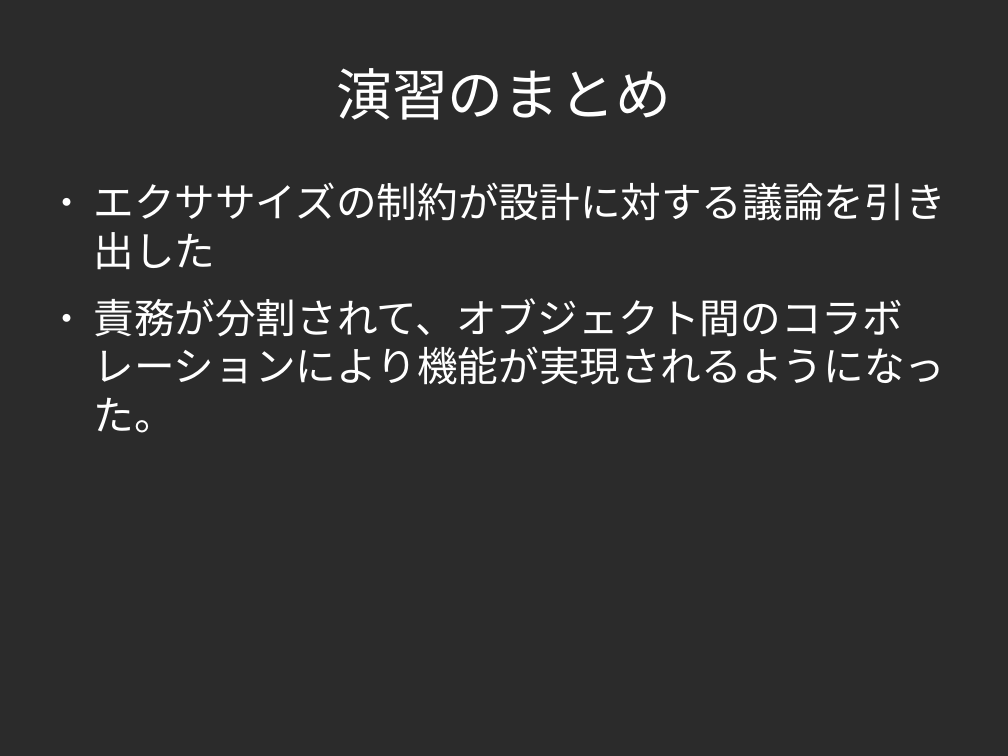
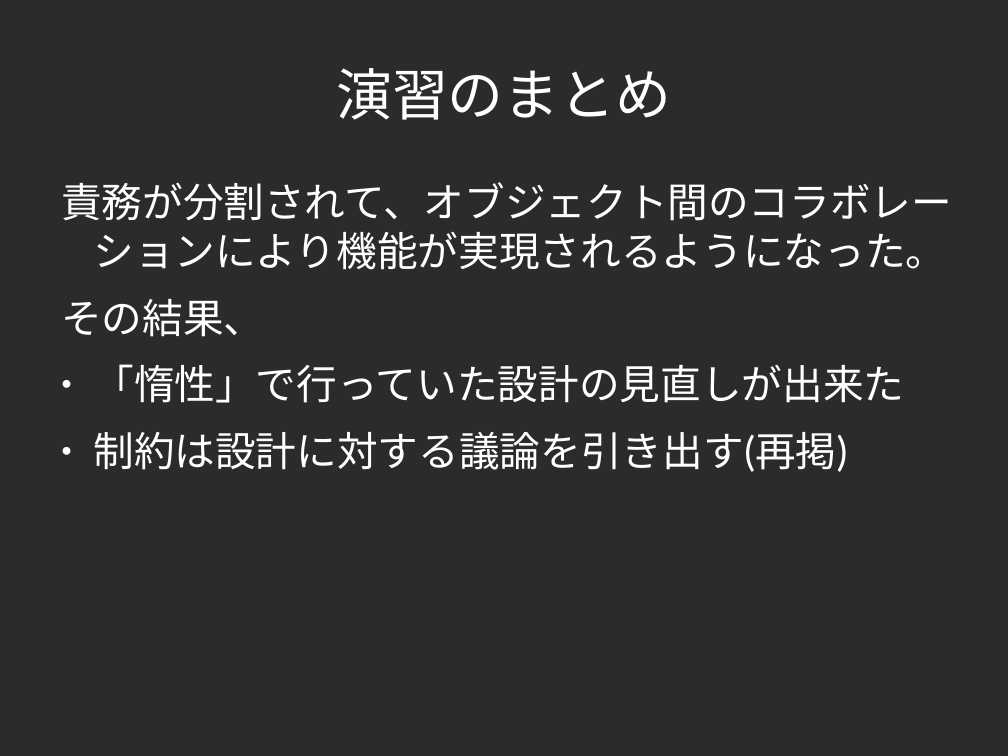
Before and after one commit to yojik/yojik-lib, a slide deck: slide 72 of 2009devsumi/oo_exercise/doc/devsum.odp (slide 69 before the commit). Drawn at 1008x756 pixels with LibreOffice and Linux fonts; fonts in the diff are those of the drawing; background and template pictures are left out; a plain dark background stands for a picture behind light text. Boxes give left, top, right and bottom in pixels: in the first picture for what was removed or moved away, otherwise in the second. Text is boxed around its words. In the diff, an @@ line names an element or a change of style, - is before the commit and + after.

```diff
--- a/2009devsumi/oo_exercise/doc/devsum.odp
+++ b/2009devsumi/oo_exercise/doc/devsum.odp
@@ text at [61,182,952,270]: bullet ● to none @@
@@ text at [93,182,946,270]: paragraph removed @@
-● エクササイズの制約が設計に対する議論を引き出した
@@ text at [61,299,904,472]: paragraphs added @@
+その結果、
+● 「惰性」で行っていた設計の見直しが出来た
+● 制約は設計に対する議論を引き出す(再掲)
```
Also in this commit, not shown: 16 other slides changed, 4 slides added, 1 slide removed.
